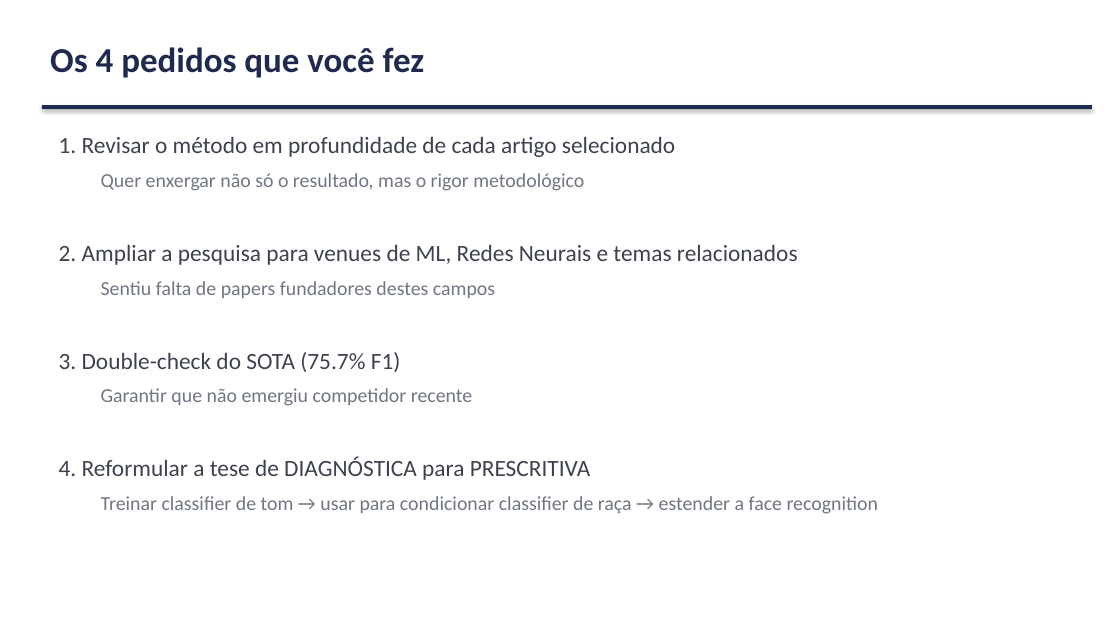
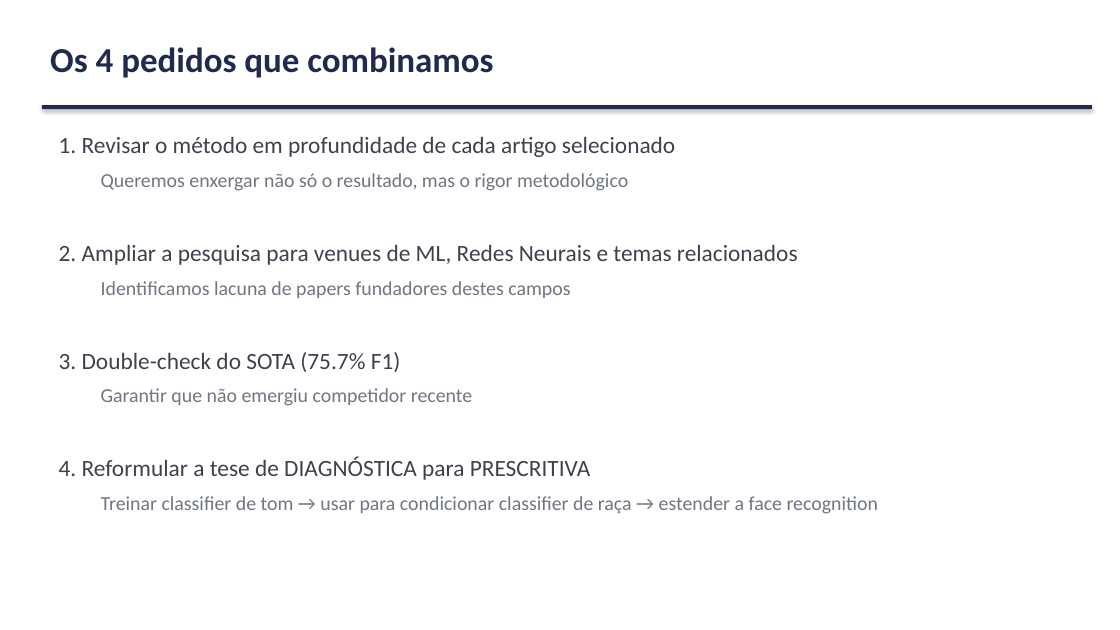
Before and after one commit to marcellozzetti/Facial-Recognition-Models-Mitigating-Bias, a slide deck: slide 6 of docs/ativo/material_reuniao_orientador_v3.2.1.pptx. Drawn at 1120x630 pixels with LibreOffice and Linux fonts; fonts in the diff are those of the drawing. Boxes give left, top, right and bottom in pixels: in the first picture for what was removed or moved away, otherwise in the second. Text is boxed around its words. In the diff, an @@ line names an element or a change of style, - is before the commit and + after.

```diff
--- a/docs/ativo/material_reuniao_orientador_v3.2.1.pptx
+++ b/docs/ativo/material_reuniao_orientador_v3.2.1.pptx
@@ text at (x1=50, y1=47, x2=493, y2=78): text changed @@
-Os 4 pedidos que você fez
+Os 4 pedidos que combinamos
@@ text at (x1=101, y1=173, x2=628, y2=191): text changed @@
-  Quer enxergar não só o resultado, mas o rigor metodológico
+  Queremos enxergar não só o resultado, mas o rigor metodológico
@@ text at (x1=101, y1=281, x2=570, y2=298): text changed @@
-  Sentiu falta de papers fundadores destes campos
+  Identificamos lacuna de papers fundadores destes campos
```
Also in this commit, not shown: 5 other slides changed, 1 other file.
